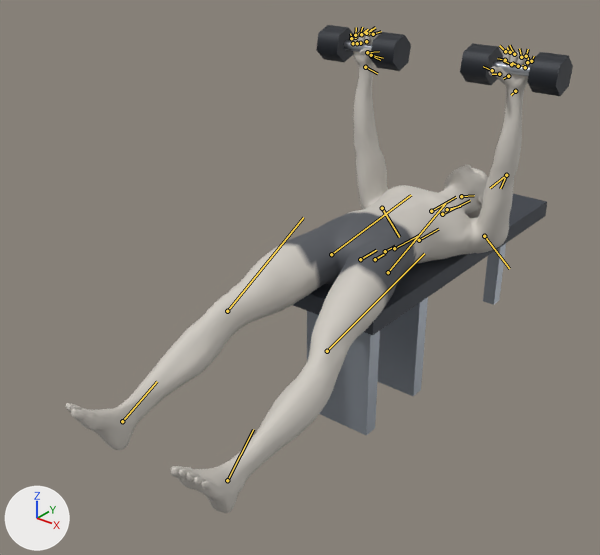
Two versions of the glTF model exports/dumbbell-larsen-press.glb, one commit apart.
Both versions are drawn from a 50 mm lens placed at (1.39, -2.33, 1.71), pointed at (-0.13, -0.43, 0.53). The lights are fixed; the arrows at lower left show +X, +Y and +Z. The picture after the commit comes second. Both versions are drawn at frame 25 of the action 'dumbbell-larsen-press'; the numbers are the values there. The bones that change, and the others that lie on the model, are drawn over the model as lines.
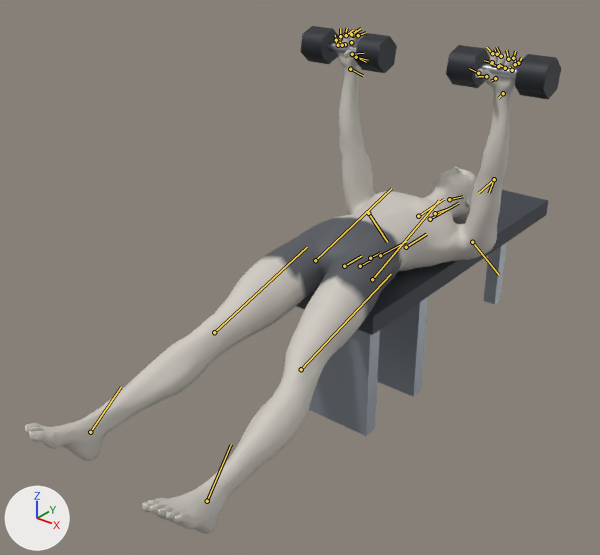
ob_dbl_right is not drawn itself; it is the parent of ob_mesh_1, ob_mesh_2, ob_mesh_3.
ob_dbr_right is not drawn itself; it is the parent of ob_mesh_4, ob_mesh_5, ob_mesh_6.
ob_props is not drawn itself; it is the parent of ob_bench.

Location of each change, (x1, y1, x2, y2) in pixels of the pictures (600 x 555 px):
'Mesh_0', posed
    before: (65, 32, 532, 513)
    after: (25, 33, 520, 534)
'Mesh_9', posed
    before: (307, 311, 380, 435)
    after: (309, 329, 380, 436)
'Mesh_7', posed
    before: (293, 263, 444, 335)
    after: (296, 266, 444, 335)
'Mesh_10', posed
    before: (421, 194, 547, 287)
    after: (433, 190, 548, 286)
'Mesh_3', posed
    before: (527, 52, 573, 96)
    after: (514, 54, 561, 99)
'Mesh_2', posed
    before: (460, 43, 503, 85)
    after: (446, 45, 490, 88)
'Mesh_5', posed
    before: (370, 32, 411, 71)
    after: (355, 33, 397, 73)
'Mesh_6', posed
    before: (316, 25, 354, 62)
    after: (301, 26, 339, 64)
'Mesh_11', posed
    before: (483, 244, 506, 305)
    after: (483, 242, 507, 304)
'Mesh_1', posed (6% taller)
    before: (492, 61, 530, 76)
    after: (479, 63, 517, 79)
'Mesh_4', posed
    before: (344, 41, 372, 52)
    after: (328, 42, 357, 53)
bone 'pelvis', root to tip
    before: (360, 259) to (376, 250)
    after: (344, 266) to (361, 256)
bone 'spine_01', root to tip
    before: (375, 259) to (385, 253)
    after: (360, 266) to (370, 260)
bone 'spine_02', root to tip
    before: (385, 251) to (395, 246)
    after: (370, 258) to (380, 252)
bone 'spine_03', root to tip
    before: (394, 248) to (419, 235)
    after: (380, 255) to (406, 241)
bone 'spine_04', root to tip
    before: (419, 240) to (438, 229)
    after: (406, 247) to (426, 234)
bone 'upperarm_l', root to tip
    before: (484, 236) to (509, 268)
    after: (472, 242) to (499, 275)
bone 'upperarm_r', root to tip
    before: (382, 208) to (399, 237)
    after: (368, 213) to (387, 242)
bone 'thigh_l', root to tip
    before: (388, 272) to (445, 203)
    after: (372, 279) to (439, 200)
bone 'calf_l', root to tip
    before: (327, 351) to (424, 253)
    after: (301, 369) to (391, 274)
bone 'foot_l', root to tip
    before: (227, 480) to (253, 429)
    after: (207, 501) to (231, 444)
bone 'thigh_r', root to tip
    before: (331, 254) to (411, 195)
    after: (315, 260) to (391, 188)
bone 'calf_r', root to tip
    before: (227, 311) to (303, 217)
    after: (214, 332) to (307, 247)
bone 'foot_r', root to tip
    before: (122, 421) to (157, 381)
    after: (90, 432) to (121, 387)

The change in detail:
Bone 'pelvis' (bone_pelvis) moves from (0.269, -0.402, 0.0) to (0.358, -0.393, 0.0).
Bone 'spine_01' (bone_spine_01) turns from (0, 0, 2) to (0, 0, 4) degrees about its own x, y and z.
Bone 'spine_02' (bone_spine_02) turns from (0, 0, 1) to (0, 0, 0) degrees about its own x, y and z.
Bone 'spine_03' (bone_spine_03) turns from (0, 0, 1) to (0, 0, 0) degrees about its own x, y and z.
Bone 'spine_04' (bone_spine_04) turns from (0, 0, -1) to (0, 0, -3) degrees about its own x, y and z.
Bone 'upperarm_l' (bone_upperarm_l) turns from (-20, -63, 62) to (-20, -63, 64) degrees about its own x, y and z.
Bone 'upperarm_r' (bone_upperarm_r) turns from (20, 63, 62) to (20, 63, 64) degrees about its own x, y and z.
Bone 'thigh_l' (bone_thigh_l) turns from (5, 0, -12) to (2, 0, -17) degrees about its own x, y and z.
Bone 'calf_l' (bone_calf_l) turns from (-11, 0, -8) to (-2, 0, 2) degrees about its own x, y and z.
Bone 'foot_l' (bone_foot_l) turns from (12, 1, -12) to (6, 1, -27) degrees about its own x, y and z.
Bone 'thigh_r' (bone_thigh_r) turns from (-5, 0, -12) to (-2, 0, -17) degrees about its own x, y and z.
Bone 'calf_r' (bone_calf_r) turns from (11, 0, -8) to (2, 0, 2) degrees about its own x, y and z.
Bone 'foot_r' (bone_foot_r) turns from (-12, -1, -12) to (-6, -1, -27) degrees about its own x, y and z.
